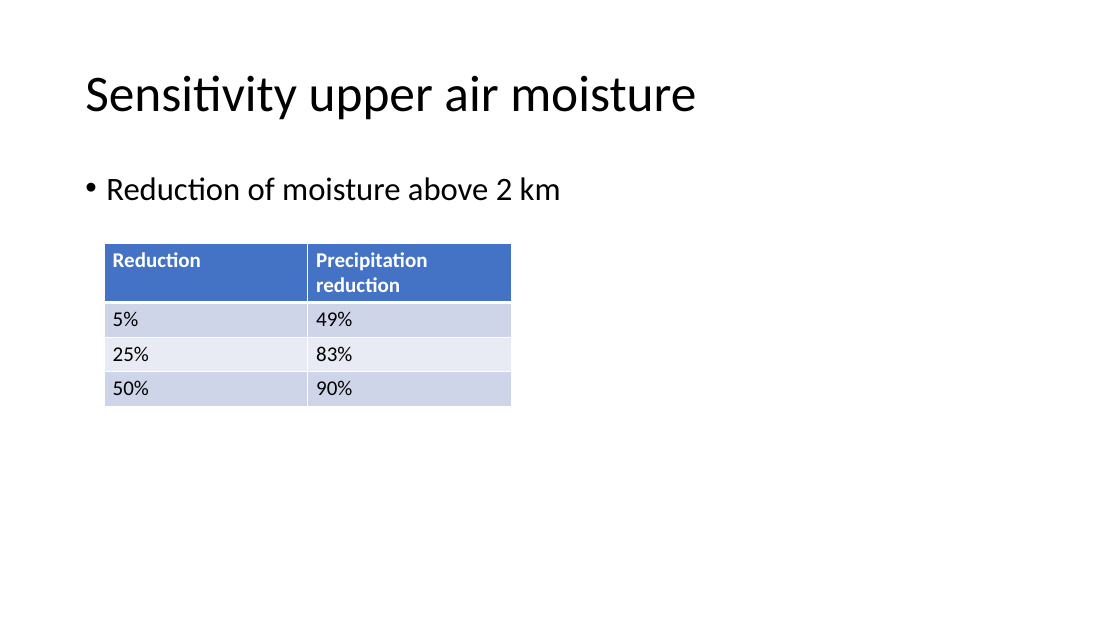
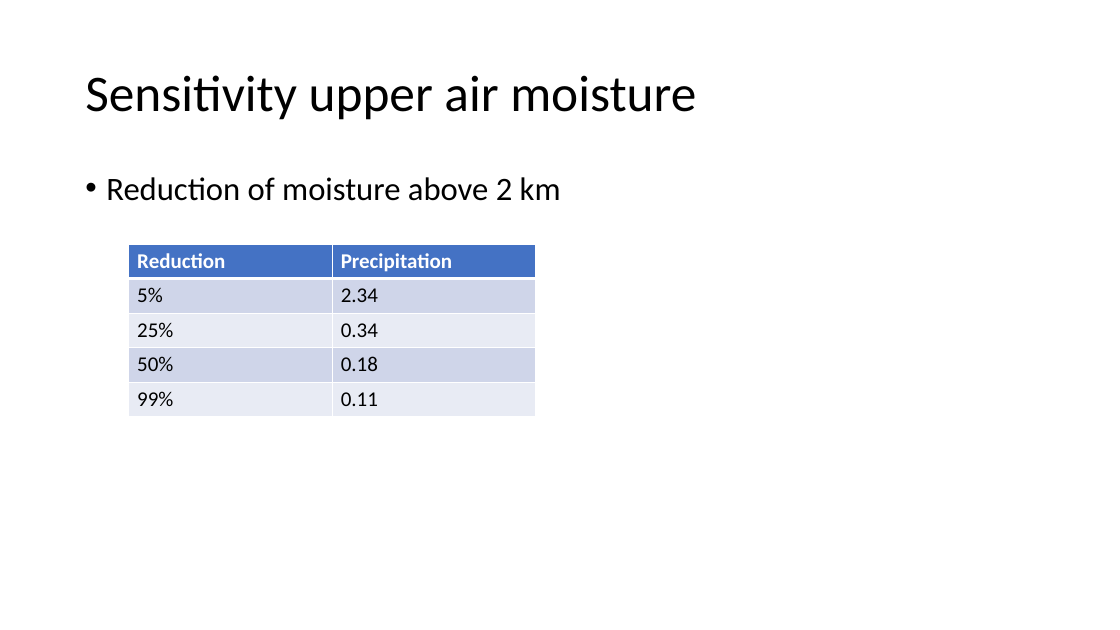
Before and after one commit to meteoNL/CloudParcelModel_SOACproject, a slide deck: slide 16 of model_representation.pptx. Drawn at 1120x630 pixels with LibreOffice and Linux fonts; fonts in the diff are those of the drawing. Boxes give left, top, right and bottom in pixels: in the first picture for what was removed or moved away, otherwise in the second. Text is boxed around its words. In the diff, an @@ line names an element or a change of style, - is before the commit and + after.

```diff
--- a/model_representation.pptx
+++ b/model_representation.pptx
@@ table at (129, 245, 535, 417) @@
-row 1: Reduction | Precipitation reduction
-row 2: 5% | 49%
-row 3: 25% | 83%
-row 4: 50% | 90%
+row 1: Reduction | Precipitation
+row 2: 5% | 2.34
+row 3: 25% | 0.34
+row 4: 50% | 0.18
+row 5: 99% | 0.11
@@ table: place and size @@
-table at (104, 243, 511, 405)
+table at (129, 245, 535, 417)
```
Also in this commit, not shown: 5 other slides changed, 2 other files.
